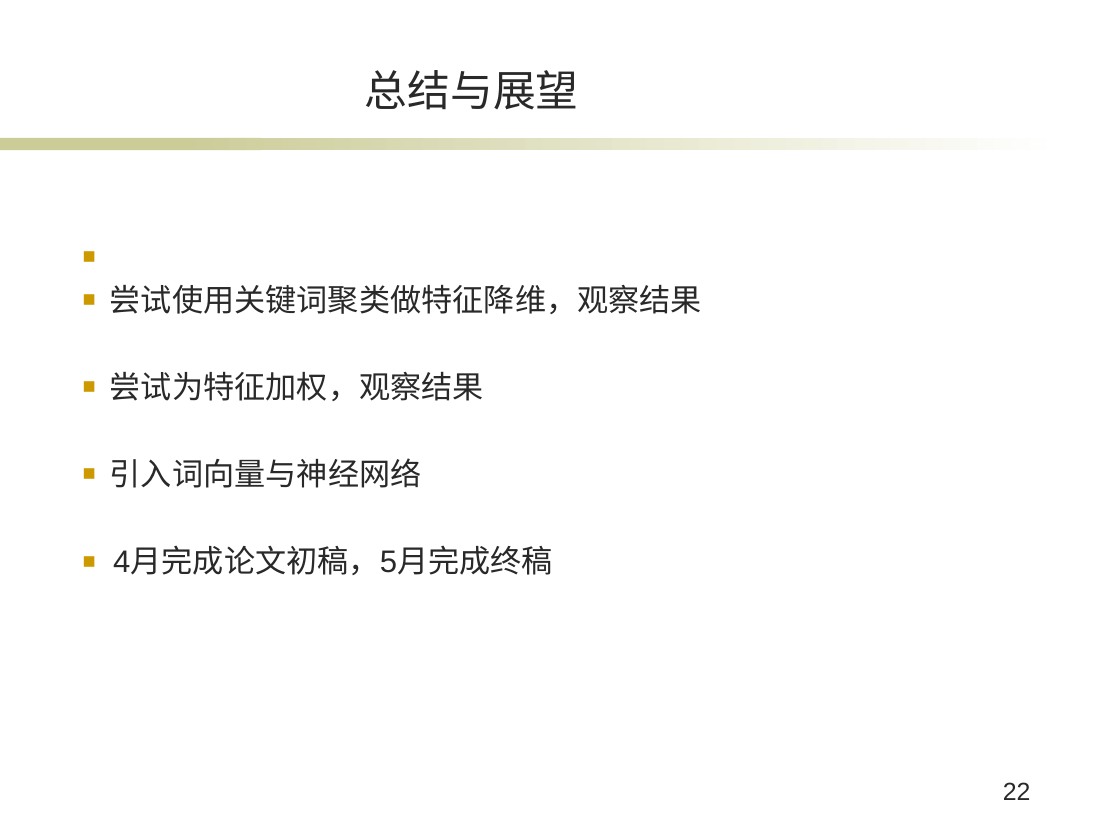
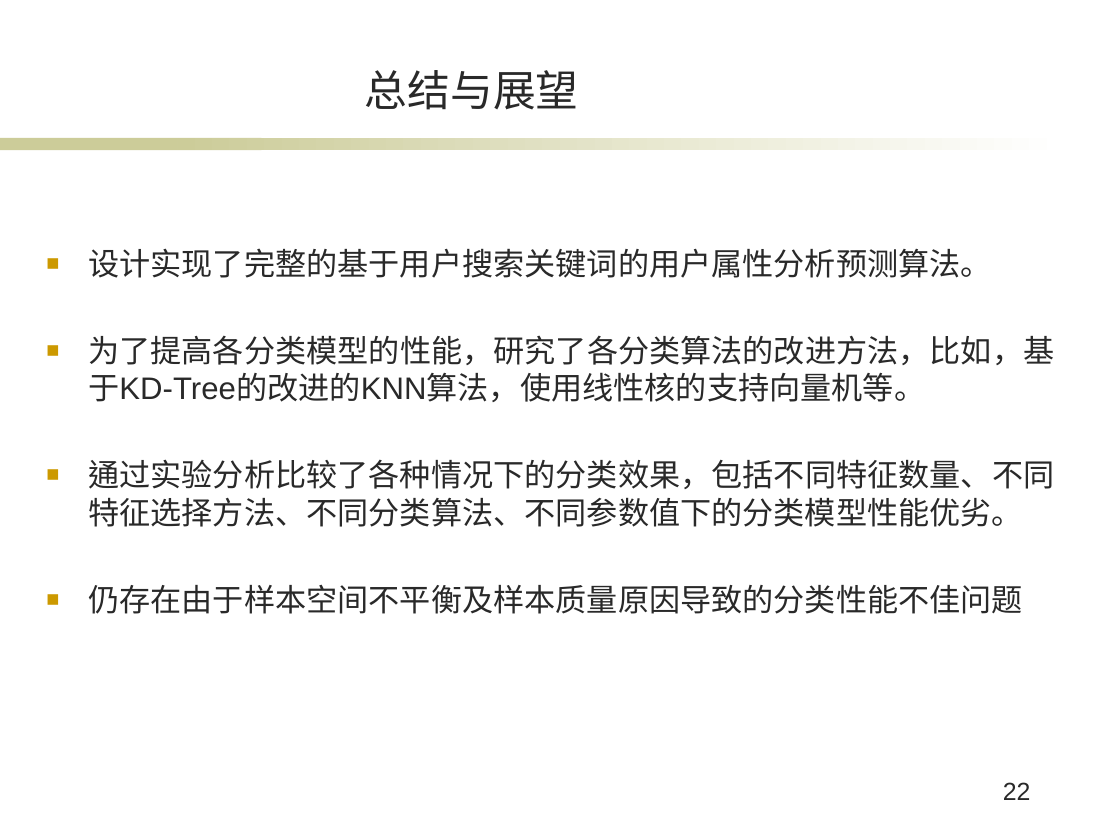
Before and after one commit to XuanBQ/SogouClientsPredict, a slide deck: slide 22 of bq_毕业答辩.pptx. Drawn at 1120x840 pixels with LibreOffice and Linux fonts; fonts in the diff are those of the drawing; background and template pictures are left out. Boxes give left, top, right and bottom in pixels: in the first picture for what was removed or moved away, otherwise in the second. Text is boxed around its words. In the diff, an @@ line names an element or a change of style, - is before the commit and + after.

```diff
--- a/bq_毕业答辩.pptx
+++ b/bq_毕业答辩.pptx
@@ text at bbox=[88, 248, 1054, 614]: text changed @@
-■ 尝试使用关键词聚类做特征降维，观察结果
-■ 尝试为特征加权，观察结果
-■ 引入词向量与神经网络
-■ 4月完成论文初稿，5月完成终稿
+■ 设计实现了完整的基于用户搜索关键词的用户属性分析预测算法。
+■ 为了提高各分类模型的性能，研究了各分类算法的改进方法，比如，基于KD-Tree的改进的KNN算法，使用线性核的支持向量机等。
+■ 通过实验分析比较了各种情况下的分类效果，包括不同特征数量、不同特征选择方法、不同分类算法、不同参数值下的分类模型性能优劣。
+■ 仍存在由于样本空间不平衡及样本质量原因导致的分类性能不佳问题
```
Also in this commit, not shown: 5 other slides changed, 3 other files.
